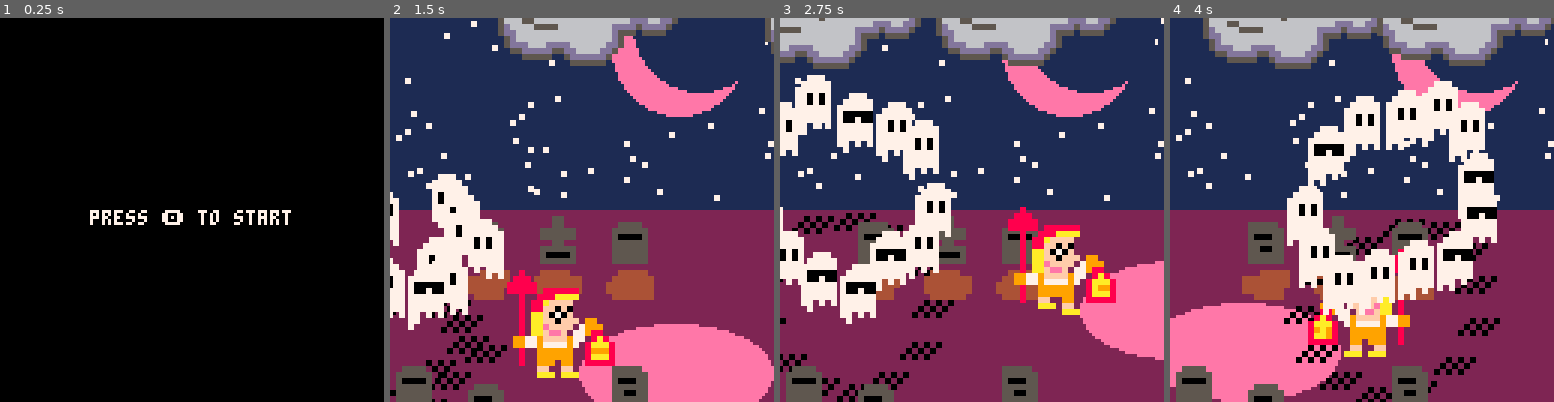
Above: before the commit, frames 1-4 (left to right).
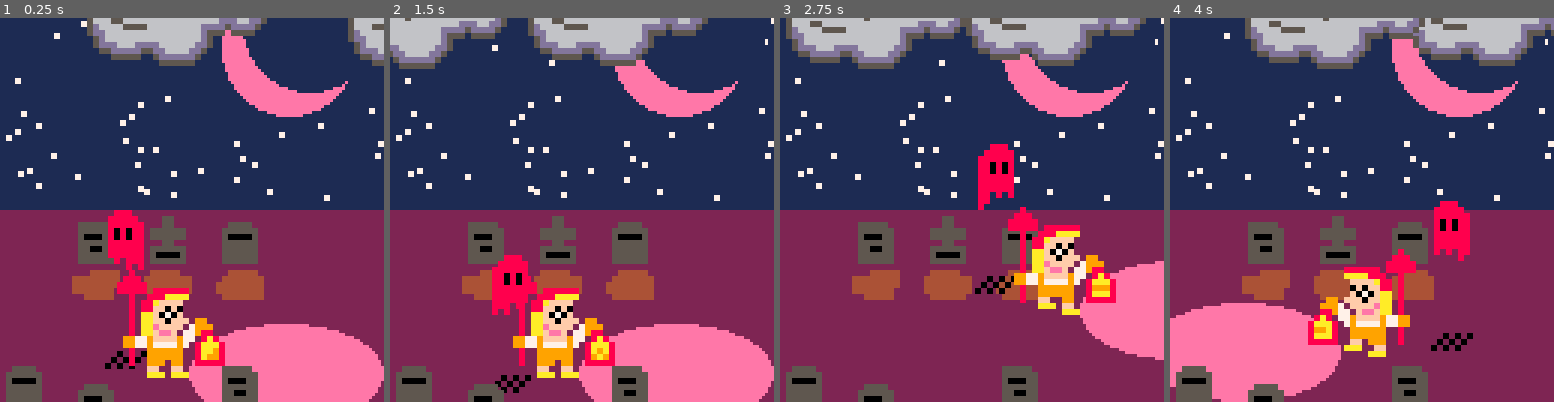
Above: after the commit, the same moments.

Repository: cmoles/ghost-hunter
Game: PICO-8 cartridge ghost_hunter.p8
The game is run twice, just before and just after one commit, with the same random seed, the same clock (stepped at 60 frames per second) and the same inputs.
Inputs:
- Up to frame 1 (0.25 s): no input
- Up to frame 2 (1.5 s): tap X (X key) at 0.33, 1.07 s; tap O (Z key) at 0.7 s
- Up to frame 3 (2.75 s): hold Right 1.6-2.1 s; tap O (Z key) at 1.7, 2.1, 2.5 s; tap X (X key) at 1.85 s; hold Up 2.15-2.42 s; hold Right from 2.47 s (still down)
- Up to frame 4 (4 s): tap O (Z key) at 2.9, 3.3, 3.7 s; tap X (X key) at 2.97 s; release Right at 3.03 s; hold Left 3.08-3.58 s; hold Down 3.63-3.97 s

The runs differ from the first frame. In frame 1, 99% of the frame differs, in the area x 0-100%, y 0-100%; in frame 2, 15%; in frame 3, 21%; in frame 4, 25%.

Commit message:
fix tombstone collision

Diff:
--- a/ghost_hunter.p8
+++ b/ghost_hunter.p8
@@ -3,17 +3,17 @@
 __lua__
 --main
 debug=true
-debug=false
+--debug=false
 debug_bounds=false
 --debug_bounds=true
 
 sprites={}
 cell_size=8
 row_size=16
+big_size=8
 big_size=32
-big_size=8
 big_size=16
-start_ghosts=13
+start_ghosts=1
 scalar=big_size/cell_size
 function _init()
 	ready_game=true
@@ -219,13 +219,14 @@
 		frame_shovel_top_ready=55,
 		frame_shovel_bottom_ready=54,
 		boost=-1.7*scalar,
-		vy=0,
-		ty=0,
+		dz=0,
+		sz=0,
 		hold_jump=0,
 		hold_light=0,
 		cool_down_dig=0,
 		cool_down_cmd=0,
 		state="idle",
+		surface=0,
 	}
 
 	function self:init()
@@ -239,6 +240,7 @@
 		self.tt=inc_tt(self.tt)
 		self:get_input()
 		self:limit_speed()
+		self:apply_gravity()
 		self:collision()
 		self:move()
 		self:animate()
@@ -329,7 +331,7 @@
 				self.hold_light=min(10,self.hold_jump+1)
 			elseif self.hold_jump>0 then
 				local a=mid(.5,self.hold_jump/5,1.2)
-				self.vy=a*self.boost
+				self.dz=a*self.boost
 				self.hold_jump=0
 				self.state="jump"
 			end
@@ -345,11 +347,6 @@
 		if self:jump() then
 			self.hold_light=max(0,self.hold_light-1)
 		end
-
-		if self.ty<0 then
-			self.vy+=gravity
-		end
-
 	end
 
 	function self:get_dig_input()
@@ -391,6 +388,14 @@
 		end
 	end
 
+	function self:apply_gravity()
+		if self.sz<self.surface then
+			--print(self.surface)
+			--assert(self.surface==0)
+			self.dz+=gravity
+		end
+	end
+
 	function self:collision()
 		self:collision_floor()
 		self:collision_map()
@@ -398,11 +403,16 @@
 	end
 
 	function self:collision_floor()
-		if self.vy>0 and self.ty>=0 and self:jump() then
-			self.ty=0
-			self.vy=0
-			self.state="idle"
-		end
+		if self.dz>0 and self.sz>self.surface and self:jump() then
+			self:land(self.surface)
+		end
+	end
+
+	function self:land(surface)
+		self.surface=surface
+		self.sz=surface
+		self.dz=0
+		self.state="idle"
 	end
 
 	function self:get_move_boundary(dx,dy)
@@ -418,27 +428,28 @@
 		local dx,dy=self.dx,self.dy
 		local b1=self:get_move_boundary(0,dy)
 		local c1=cemetary:collision(b1)
-		if c1<self.ty then
+		if c1<self.sz then
 			dy=0
 		end
 		local b2=self:get_move_boundary(dx,dy)
 		local c2=cemetary:collision(b2)
-		if c2<self.ty then
+		if c2<self.sz then
 			dx=0
 		end
-		if dx==0 and dy==0 then
-			local c3=cemetary:collision(self:get_move_boundary(0,0))
-			if c3<self.ty and self.dy>=0 then
-				return
-			end
-		end
-		self.dx,self.dy=dx,dy
+		local b3=self:get_move_boundary(dx,dy)
+		local c3=cemetary:collision(b3)
+		if c3<self.sz then
+			self:land(c3)
+		else
+			self.dx,self.dy=dx,dy
+			self.surface=c3
+		end
 	end
 
 	function self:move()
 		self.x+=self.dx
 		self.y+=self.dy
-		self.ty+=self.vy
+		self.sz+=self.dz
 		self:update_bounds()
 		self:update_queue()
 		self:update_dig_target()
@@ -573,10 +584,10 @@
 	function self:update_cmd_target()
 		local b=player.hold_light
 		local x=player.x
-		local y=player.y+big_size+player.ty/4-2*scalar
-		local r=big_size*4-player.ty
+		local y=player.y+big_size+player.sz/4-2*scalar
+		local r=big_size*4-player.sz
 		if player.turned then
-			x-=big_size*4-player.ty+b+scalar
+			x-=big_size*4-player.sz+b+scalar
 		else
 			x+=big_size+b
 		end
@@ -593,7 +604,7 @@
 	end
 
 	function self:animate_body()
-		if self.ty<0 then
+		if self.sz<0 then
 			return
 		end
 		if self.dx==0 and self.dy==0 then
@@ -609,7 +620,7 @@
 	end
 
 	function self:draw_head()
-		local y=self.y+self.ty
+		local y=self.y+self.sz
 		if self.hold_jump>0 or self.cool_down_dig>begin_cool_down/2 then
 			y+=1*scalar
 		end
@@ -625,14 +636,14 @@
 	end
 
 	function self:draw_body()
-		local y=self.y+self.ty
+		local y=self.y+self.sz
 		zspr(self:get_frame_body(),self.x,y+big_size,self.turned)
 	end
 
 	function self:draw_lantern()
 		if self:dig() then return end
 		local x=self.x
-		local y=self.y+self.ty+big_size/2+scalar
+		local y=self.y+self.sz+big_size/2+scalar
 		if self.turned then
 			x-=big_size-scalar
 		else
@@ -666,7 +677,7 @@
 
 	function self:draw_shovel_idle()
 		local x=self.x
-		local y=self.y+self.ty-3*scalar
+		local y=self.y+self.sz-3*scalar
 		local a1=self.turned and self.cool_down_cmd==0
 		local b1=not self.turned and self.cool_down_cmd>0
 		local a2=self.turned and self.cool_down_cmd>0
@@ -684,7 +695,7 @@
 	function self:draw_shovel_ready()
 		local x=self.x
 		local x2=self.x
-		local y1=self.y+big_size
+		local y1=self.y+big_size+self.sz
 		if self.turned then
 			x+=big_size-5*scalar
 			x2+=-5*scalar
@@ -720,7 +731,7 @@
 	end
 
 	function self:draw_shadow()
-		if self.ty<0 then
+		if self.sz<0 then
 			local m=big_size/4
 			self:draw_shadow_line(-1,m)
 			self:draw_shadow_line(0,m)
@@ -742,7 +753,7 @@
 
 	function self:draw_shadow_line(n,m)
 		local a=scalar
-		local b=mid(big_size/4,self.ty*a/self.boost,big_size/2)
+		local b=mid(big_size/4,self.sz*a/self.boost,big_size/2)
 		local x=self.x+m
 		local y=self.y+2*(big_size)
 
@@ -1328,7 +1339,7 @@
 		foreach(world.graves,function(grave)
 			local b=get_tombstone_boundary(grave)
 			if collision(b,p) then
-				h=grave.h
+				h=grave.h*scalar
 			end
 		end)
 		return h
@@ -1435,8 +1446,8 @@
 function get_tombstone_boundary(g)
 	local x1=g.x
 	local x2=g.x+big_size
-	local y1=g.y+2*big_size-bound_height
-	local y2=g.y+2*big_size-scalar
+	local y1=g.y+2*big_size-scalar
+	local y2=g.y+2*big_size
 	assert(y2>y1)
 	return {
 		x1=x1,
